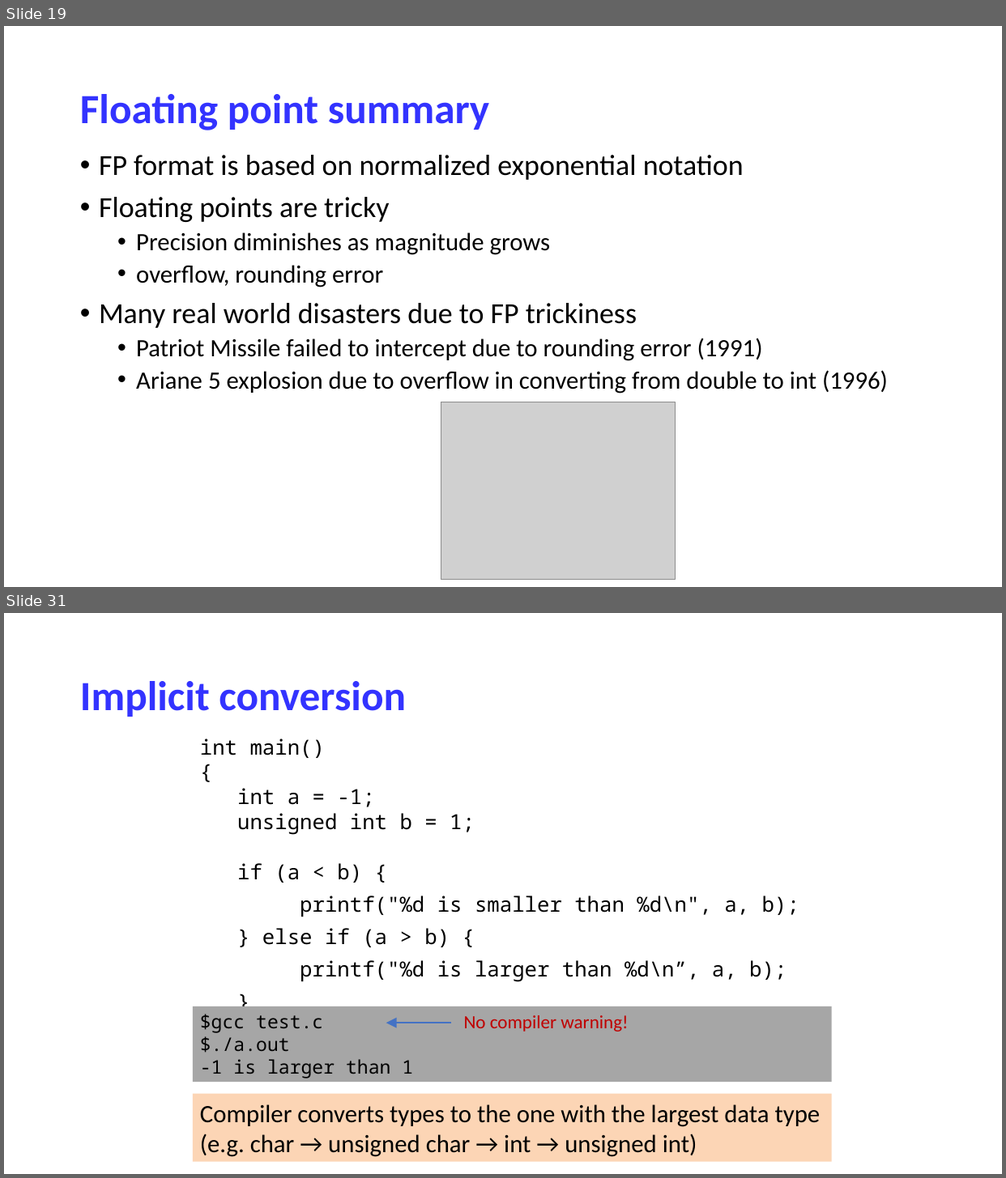
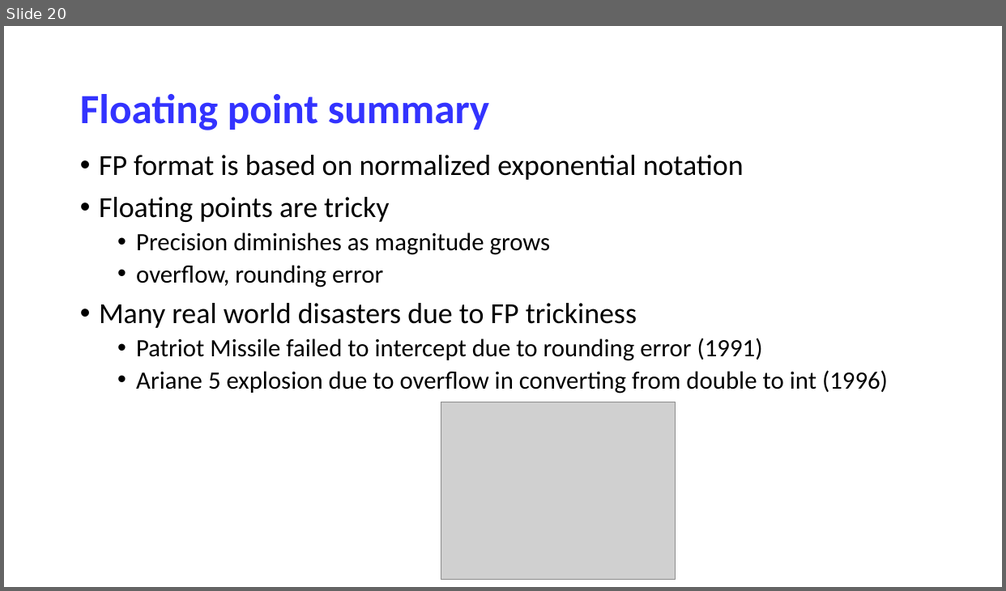
Before and after one commit to NYU-CSO/nyu-cso.github.io, a slide deck: notes/03-floats-cont.pptx. Shown one above the other, each under a label of ours: slides 19 and 31 before the commit, slide 20 after it; the slides between them are not shown. The pictures are 1006x1178 and 1006x591 pixels, drawn with LibreOffice and Linux fonts; fonts in the diff are those of the drawing; grey boxes stand for pictures. Boxes give left, top, right and bottom in pixels: in the first picture for what was removed or moved away, otherwise in the second. Text is boxed around its words. In the diff, an @@ line names an element or a change of style, - is before the commit and + after.

```diff
--- a/notes/03-floats-cont.pptx
+++ b/notes/03-floats-cont.pptx
@@ slide 31 removed at (x1=4, y1=613, x2=1002, y2=1174), background #FFFFFF @@
@@ title removed at (x1=80, y1=681, x2=406, y2=717) @@
-Implicit conversion
@@ text removed at (x1=200, y1=739, x2=799, y2=1040) @@
-int main()
-{
-int a = -1;
-unsigned int b = 1;
-if (a < b) {
-printf("%d is smaller than %d\n", a, b);
-} else if (a > b) {
-printf("%d is larger than %d\n”, a, b);
-}
-return 0;
-}
@@ rectangle removed at (x1=193, y1=1007, x2=832, y2=1082) @@
-$gcc test.c
-$./a.out
--1 is larger than 1
@@ arrow removed from (452, 1023) to (386, 1023) @@
@@ text removed at (x1=464, y1=1016, x2=628, y2=1032) @@
-No compiler warning!
@@ rectangle removed at (x1=193, y1=1094, x2=832, y2=1162) @@
-Compiler converts types to the one with the largest data type (e.g. char → unsigned char → int → unsigned int)
@@ what was slide 19 is now slide 20 @@
```
Also in this commit, not shown: 4 slides changed, 1 slide added, 29 other slides removed, 1 other file.
